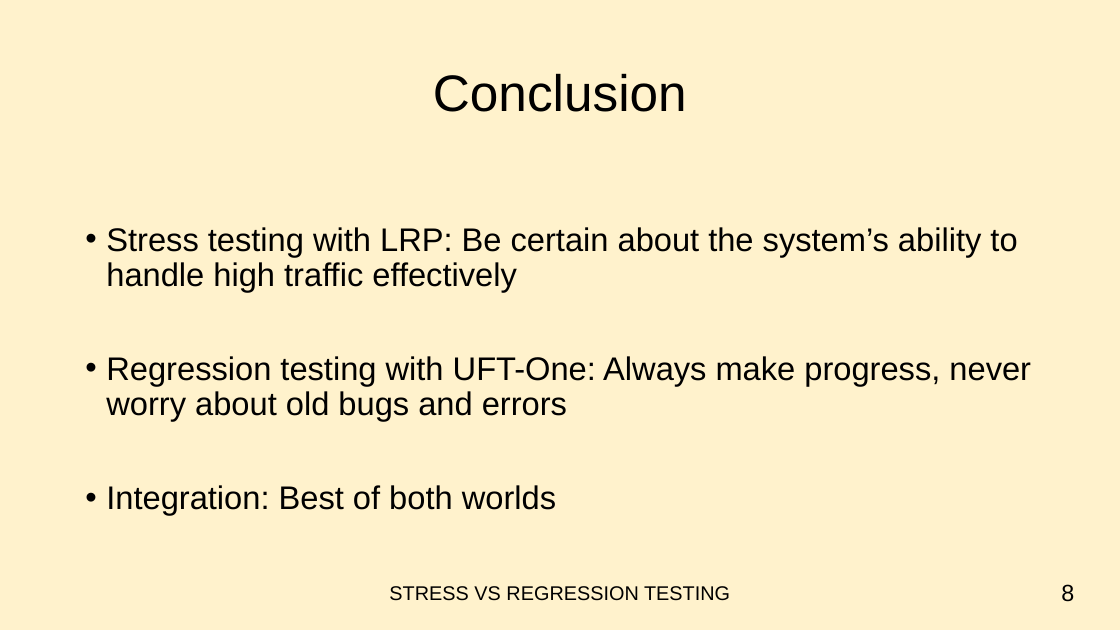
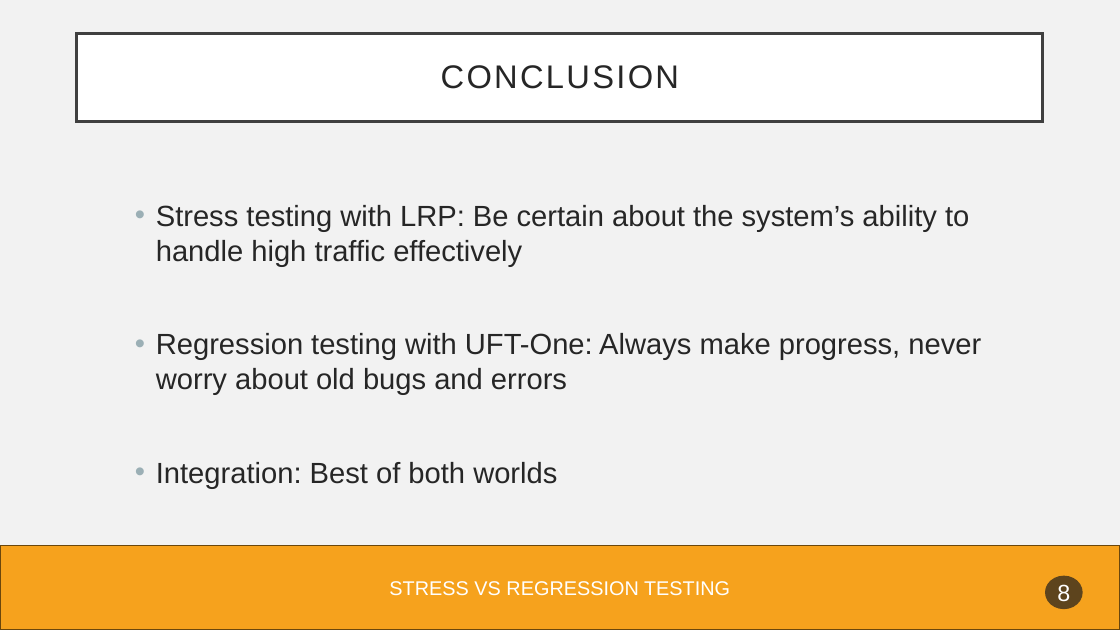
Before and after one commit to FotisFarm/PT_Test, a slide deck: slide 9 of Exercise_4/Ex4.pptx. Drawn at 1120x630 pixels with LibreOffice and Linux fonts; fonts in the diff are those of the drawing. Boxes give left, top, right and bottom in pixels: in the first picture for what was removed or moved away, otherwise in the second. Text is boxed around its words. In the diff, an @@ line names an element or a change of style, - is before the commit and + after.

```diff
--- a/Exercise_4/Ex4.pptx
+++ b/Exercise_4/Ex4.pptx
@@ background #FFF2CC to #F2F2F2 @@
@@ rectangle "CONCLUSION": place and size @@
-rectangle "CONCLUSION" at box(433, 73, 687, 112)
+rectangle "CONCLUSION" at box(77, 34, 1044, 122)
@@ rectangle "CONCLUSION" at box(77, 34, 1044, 122): fill none to #FFFFFF; outline none to #404040 2.5 pt @@
@@ text in rectangle at box(441, 65, 679, 89): text changed; size 44 to 28 pt; text colour #000000 to #262626 @@
-Conclusion
+CONCLUSION
@@ text "Stress testing with LRP: Be ...": place and size @@
-text "Stress testing with LRP: Be ..." at box(106, 227, 1031, 515)
+text "Stress testing with LRP: Be ..." at box(156, 205, 981, 489)
@@ text "Stress testing with LRP: Be ..." at box(156, 205, 981, 489): size 28 to 25 pt, text colour #000000 to #262626; line spacing 0.9 to 1 @@
@@ rectangle added at box(0, 545, 1120, 630), fill #F6A21D, outline #6C470D 1 pt @@
@@ text "STRESS VS REGRESSION TESTING" at box(389, 581, 730, 596): text colour #000000 to #FFFFFF @@
@@ ellipse "8": place and size @@
-ellipse "8" at box(1061, 584, 1074, 602)
+ellipse "8" at box(1045, 576, 1083, 609)
@@ ellipse "8" at box(1045, 576, 1083, 609): text colour #000000 to #FFFFFF; alignment right to centre; fill none to #1D1D1D at 70% opacity @@
```
Also in this commit, not shown: 9 other slides changed.
